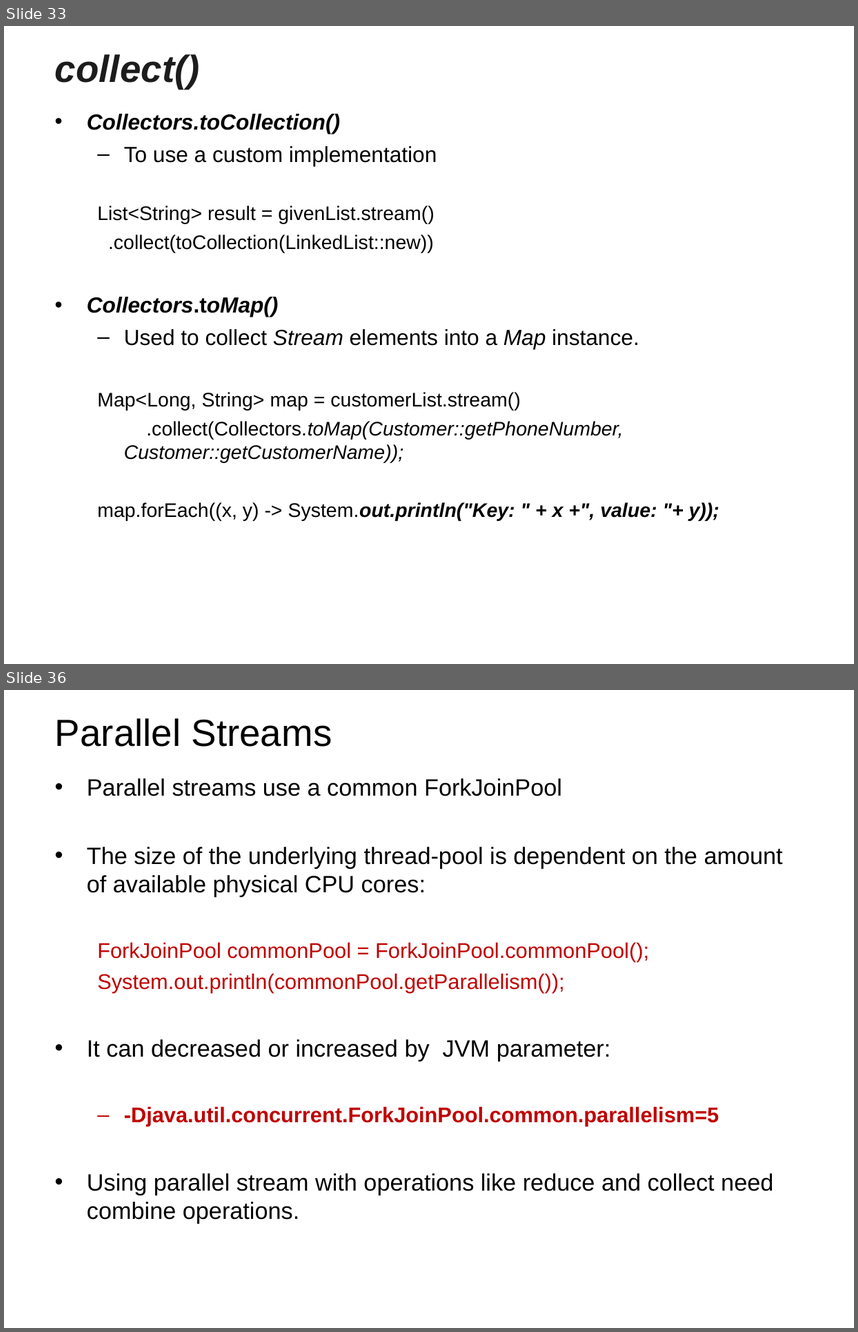
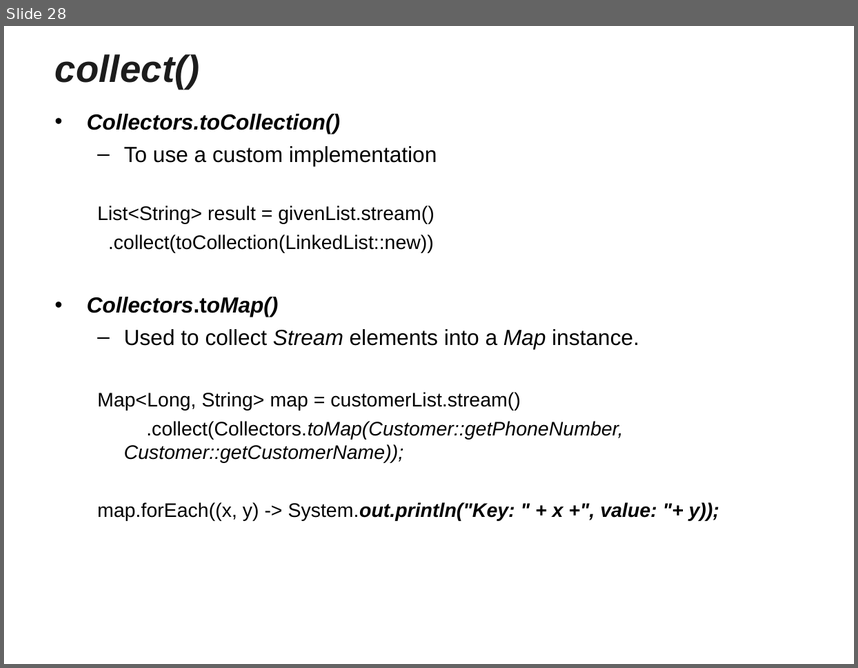
Before and after one commit to vatsanTraining/corejava, a slide deck: Streams_centuryLink.ppt. Shown one above the other, each under a label of ours: slides 33 and 36 before the commit, slide 28 after it; the slides between them are not shown. The pictures are 858x1332 and 858x668 pixels, drawn with LibreOffice and Linux fonts; fonts in the diff are those of the drawing; background and template pictures are left out. Boxes give left, top, right and bottom in pixels: in the first picture for what was removed or moved away, otherwise in the second. Text is boxed around its words. In the diff, an @@ line names an element or a change of style, - is before the commit and + after.

```diff
--- a/Streams_centuryLink.ppt
+++ b/Streams_centuryLink.ppt
@@ slide 36 removed at (x1=4, y1=690, x2=854, y2=1328), background picture (left out) @@
@@ title removed at (x1=55, y1=718, x2=332, y2=747) @@
-Parallel Streams
@@ text removed at (x1=87, y1=778, x2=783, y2=1223) @@
-• Parallel streams use a common ForkJoinPool
-• The size of the underlying thread-pool is dependent on the amount of available physical CPU cores:
-  ForkJoinPool commonPool = ForkJoinPool.commonPool();
-  System.out.println(commonPool.getParallelism());
-• It can decreased or increased by JVM parameter:
-  – -Djava.util.concurrent.ForkJoinPool.common.parallelism=5
-• Using parallel stream with operations like reduce and collect need combine operations.
@@ what was slide 33 is now slide 28 @@
```
Also in this commit, not shown: 17 other slides removed.
